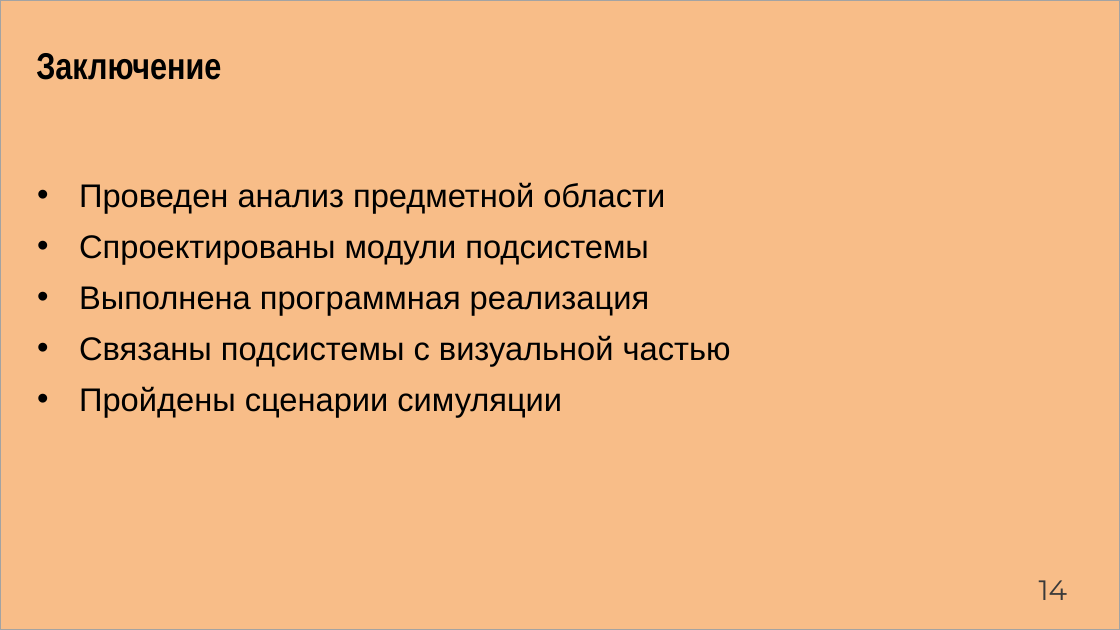
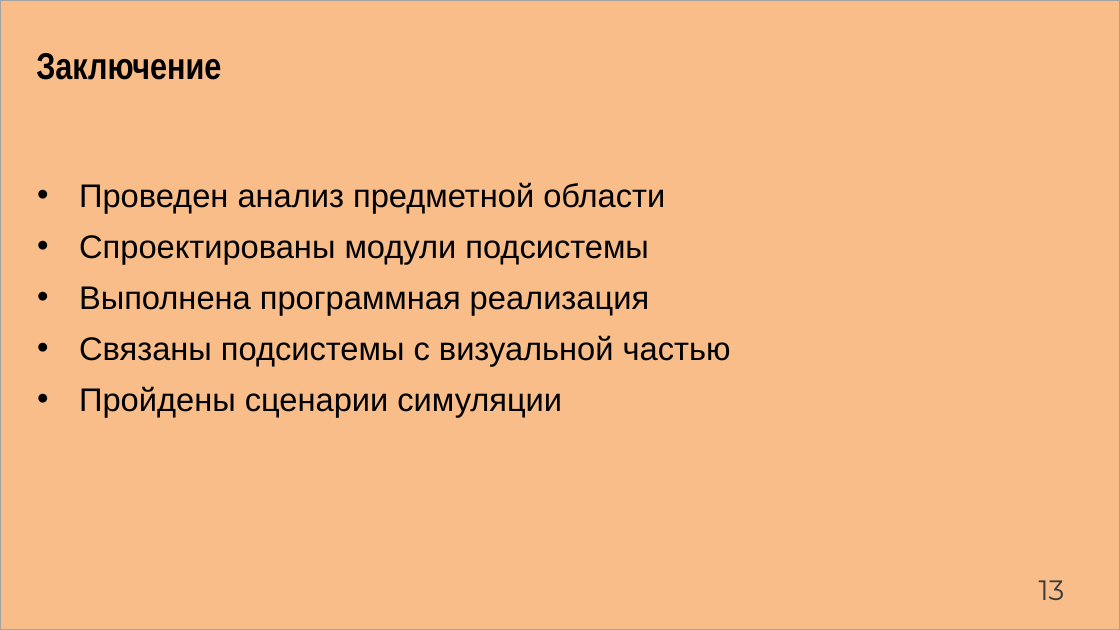
Before and after one commit to Artemor31/Files, a slide deck: slide 13 of Готовые части/NormPreza.pptx (slide 14 before the commit). Drawn at 1120x630 pixels with LibreOffice and Linux fonts; fonts in the diff are those of the drawing. Boxes give left, top, right and bottom in pixels: in the first picture for what was removed or moved away, otherwise in the second. Text is boxed around its words. In the diff, an @@ line names an element or a change of style, - is before the commit and + after.

```diff
--- a/Готовые части/NormPreza.pptx
+++ b/Готовые части/NormPreza.pptx
@@ text at [1039, 580, 1065, 600]: text changed @@
-14
+13
```
Also in this commit, not shown: 12 other slides changed, 1 slide removed, 16 other files.
